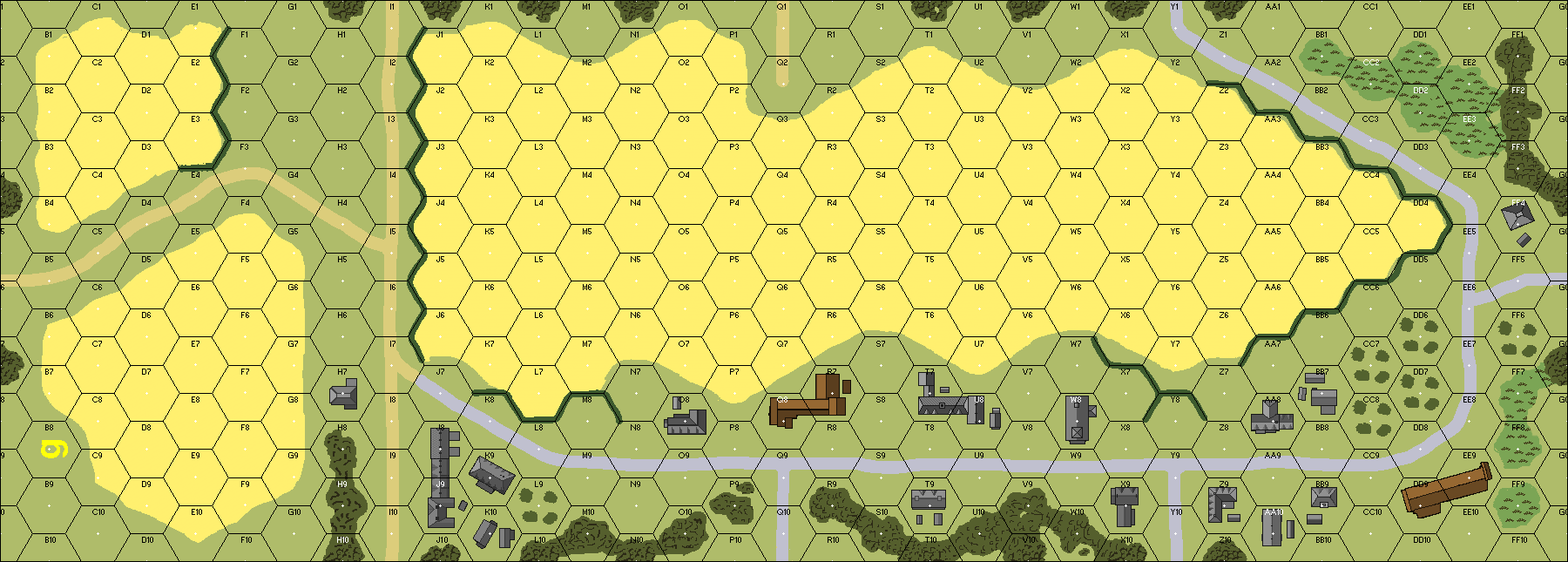
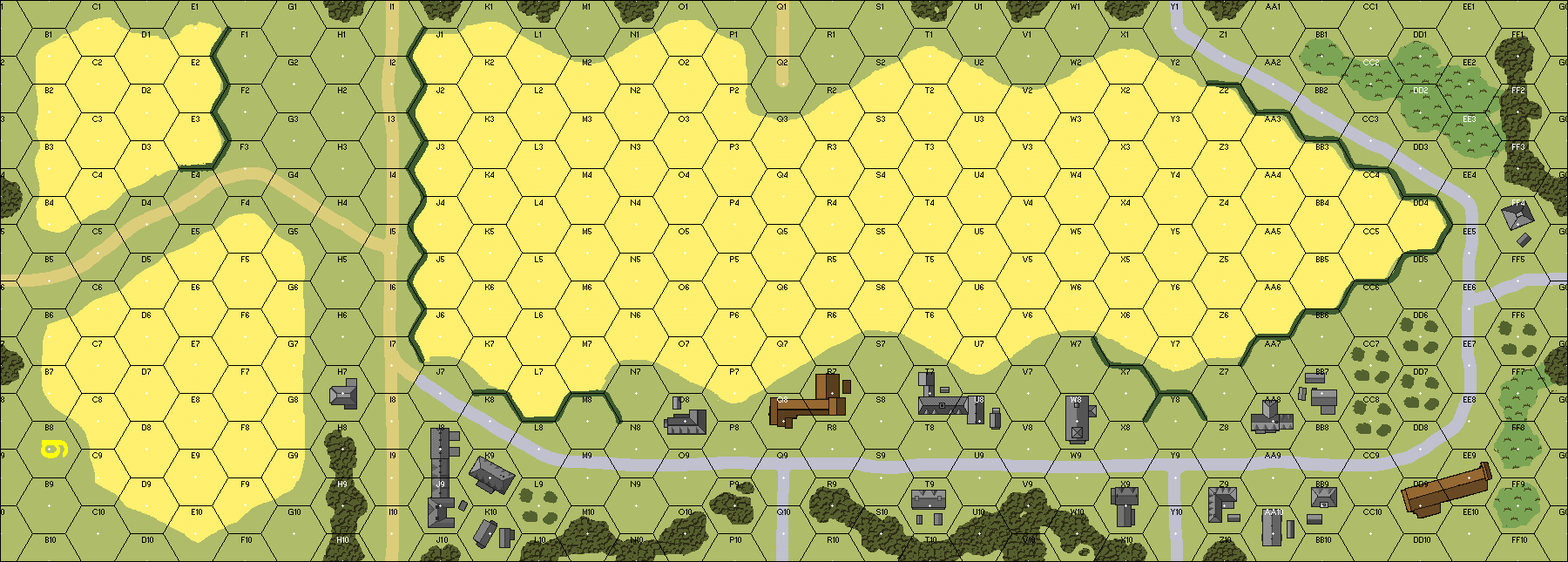
Layer changes from the first 1568px x 562px image to the second:
painted on "Woods" over [0, 0, 1568, 561]
painted on "Brush" over [1298, 38, 1557, 527]